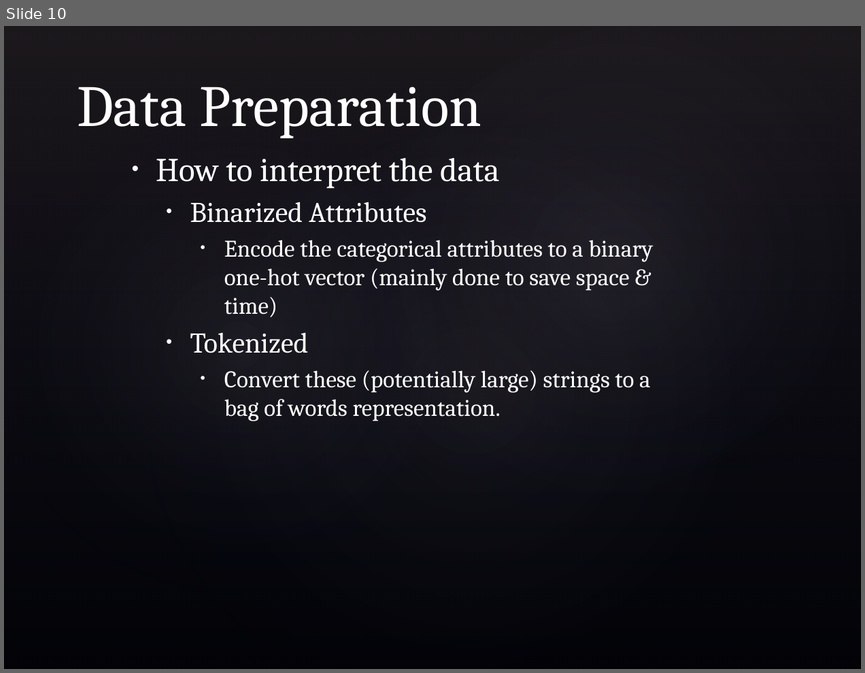
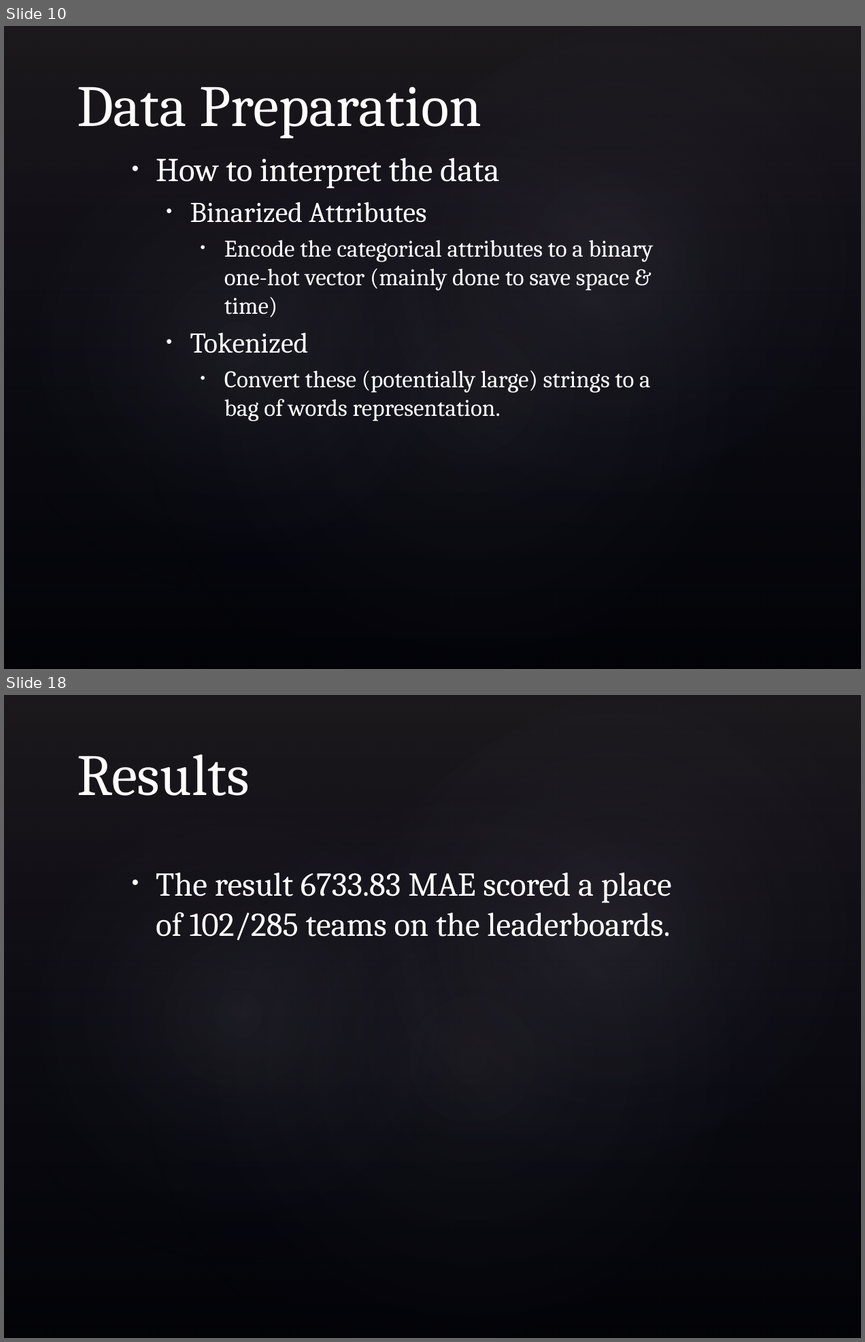
Before and after one commit to bradens/adzuna-competition, a slide deck: presentation.pptx. Shown one above the other, each under a label of ours: slide 10 before the commit, slides 10 and 18 after it; the slides between them are not shown. The pictures are 865x673 and 865x1342 pixels, drawn with LibreOffice and Linux fonts; fonts in the diff are those of the drawing; background and template pictures are left out. Boxes give left, top, right and bottom in pixels: in the first picture for what was removed or moved away, otherwise in the second. Text is boxed around its words. In the diff, an @@ line names an element or a change of style, - is before the commit and + after.

```diff
--- a/presentation.pptx
+++ b/presentation.pptx
@@ slide 18 added at [4,695,861,1338], background picture (left out); not listed: 4 template elements that a slide beside it also shows @@
@@ title added at [77,754,249,796], 49 pt, text #FFFFFF @@
+Results
@@ text added at [156,872,672,940], 28 pt, text #FFFFFF @@
+• The result 6733.83 MAE scored a place of 102/285 teams on the leaderboards.
```
Also in this commit, not shown: 2 slides changed, 6 other slides added.
